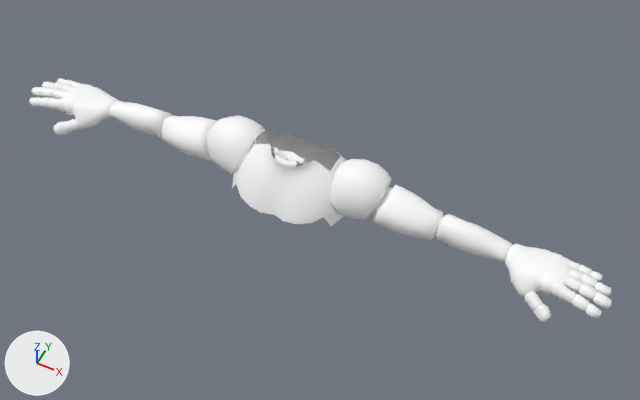
One commit to the FBX model Assets/Animations/Models/Arms0.fbx: the scene before it, then after it.
Before and after are seen from a camera (50 mm lens) standing at (0.835, -1.511, 3.259) and looking at (0.093, -0.026, 1.403). The lights are fixed; the arrows at lower left show +X, +Y and +Z. The older version comes first.

Names of what the first picture shows: 'HumanM_BodyMesh'.
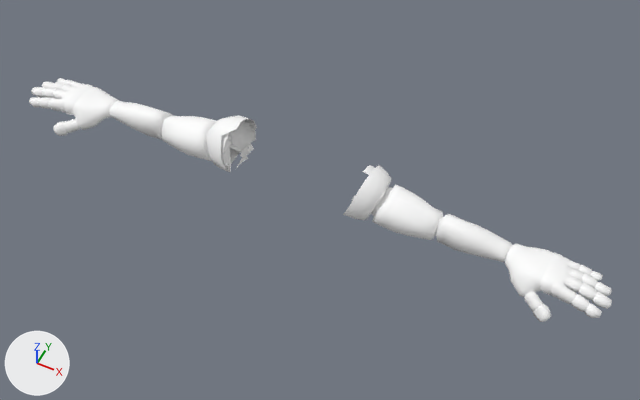
The change, as a list of edits to the scene's bpy script:
```text
Change me_scene:
    used by ob_humanm_bodymesh; location = (0.0, 0.0, 0.0)
    remove me_scene.from_pydata(...)  # 2940 vertices, 5755 faces; spans x -0.91..0.91, y -0.14..0.11, z 1.35..1.54
    add me_scene.from_pydata(...)  # 2375 vertices, 4640 faces; spans x -0.91..0.91, y -0.11..0.11, z 1.35..1.53
    me_scene part 1: the loose piece of 18 vertices spanning x -0.05..0.04, y -0.05..-0.02, z 1.52..1.54 is deleted
    me_scene part 2: 547 vertices removed from x -0.18..0.2, y -0.14..0.1, z 1.37..1.54
```

What differs and where, as boxes [x1, y1, x2, y2] in the pictures (640 x 400 px):
part 1 of me_scene, deleted
    before: [273, 147, 304, 165]
part 2 of me_scene, deleted
    before: [221, 119, 378, 226]
